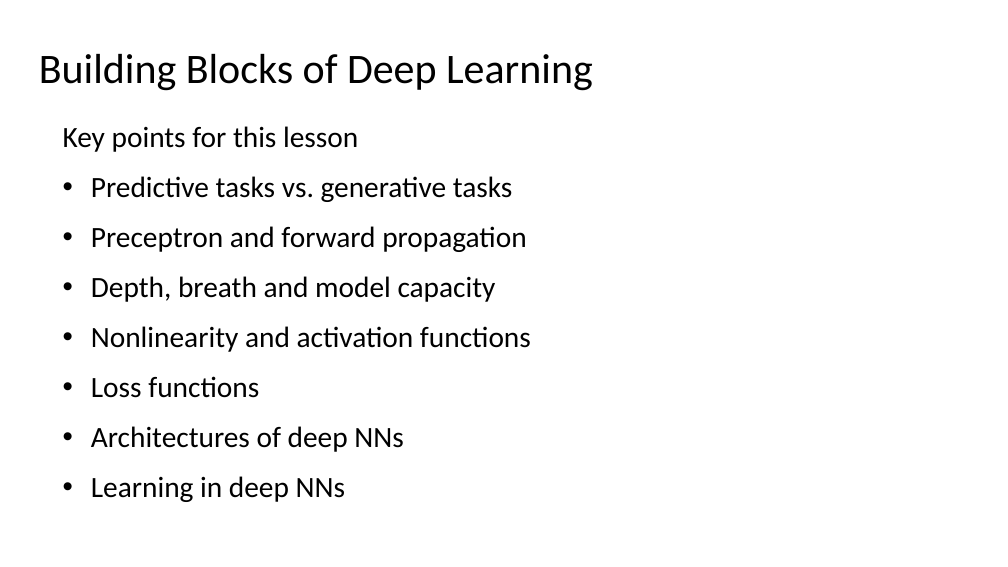
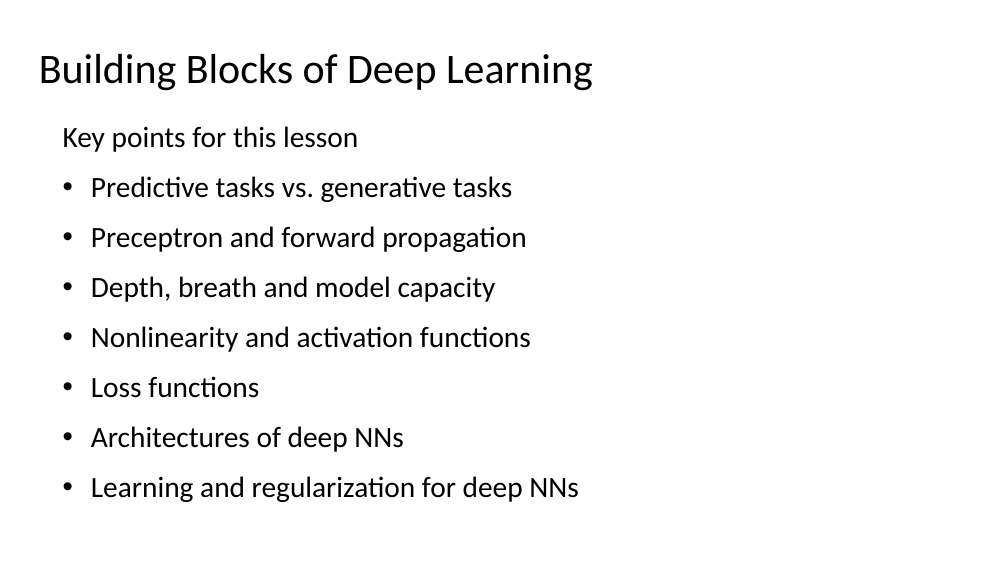
Before and after one commit to StephenElston/CSCI-E25, a slide deck: slide 6 of Slides/3_BuildingBlocksOfDeepLearning.pptx. Drawn at 1008x567 pixels with LibreOffice and Linux fonts; fonts in the diff are those of the drawing. Boxes give left, top, right and bottom in pixels: in the first picture for what was removed or moved away, otherwise in the second. Text is boxed around its words. In the diff, an @@ line names an element or a change of style, - is before the commit and + after.

```diff
--- a/Slides/3_BuildingBlocksOfDeepLearning.pptx
+++ b/Slides/3_BuildingBlocksOfDeepLearning.pptx
@@ text at <box>91,476,578,502</box>: text changed @@
-• Learning in deep NNs
+• Learning and regularization for deep NNs
```
Also in this commit, not shown: 11 other slides changed, 2 slides removed.
